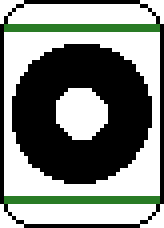
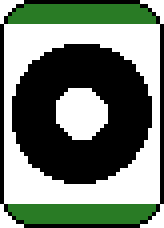
Before/after of a (164, 228) layered artwork. What changed in the layer stack:
painted on "Color bands" over [4, 4, 160, 224]
